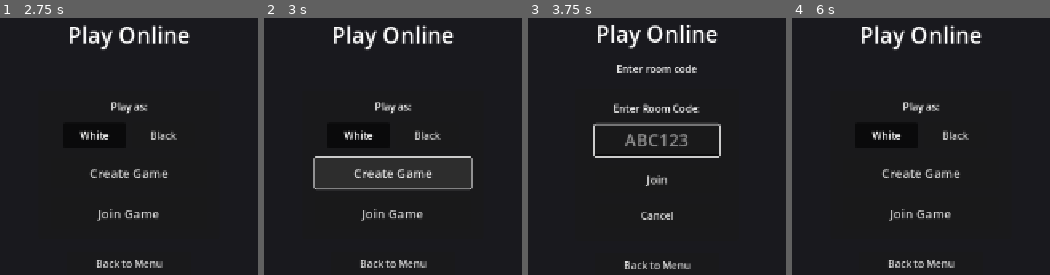
Above: before the commit, frames 1-4 (left to right).
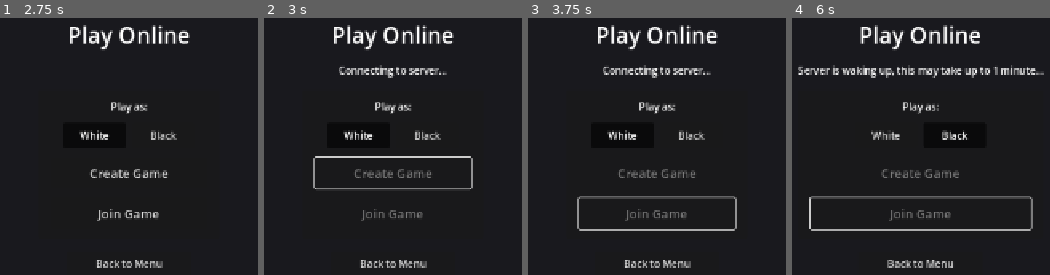
Above: after the commit, the same moments.

Repository: tomgun/saktris-game
Game: Godot game, scene res://src/ui/multiplayer/multiplayer_menu.tscn
The game is run twice, just before and just after one commit, with the same random seed, the same clock (stepped at 60 frames per second) and the same inputs. This scene is started directly instead of the project's main scene.
Inputs (mouse positions are in pixels of both pictures, inside the frame that each line leads up to):
- Up to frame 1 (2.75 s): click (129, 156) at 0.52 s; type "Alex" at 0.6 s; click "Back to Menu" at 1.25 s; click "Continue" at 2 s
- Up to frame 2 (3 s): click "Create Game" at 2.75 s
- Up to frame 3 (3.75 s): click (657, 213) at 3.5 s, where only the run before the commit has a clickable "Join Game"
- Up to frame 4 (6 s): click (887, 136) at 4.25 s, where only the run after the commit has a clickable "White"; click (954, 136) at 5 s, where only the run after the commit has a clickable "Black"; click (921, 215) at 5.75 s, where only the run before the commit has a clickable "Cancel"

Frame 1 is identical in both runs. In frame 2, 1.9% of the frame differs, in the area x 29-71%, y 18-79%; in frame 3, 8.1%, in the area x 18-82%, y 2-98%; in frame 4, 7.0%.

Commit message:
Add robustness improvements: AI safety guards, tween cleanup, network retry
- AI: search abort with node/time limits, watchdog timer, fallback moves
- Board/GameState: iteration guards on while loops to prevent hangs
- UI: tracked tween lifecycle with cleanup on exit_tree
- Network: auto-retry signaling connection on cold start (12x at 5s)
- Multiplayer menu: updated slow-connect message for server wake-up
- STACK.md: reorganized settings with profile annotations

Diff:
--- a/src/game/ai.gd
+++ b/src/game/ai.gd
@@ -25,6 +25,13 @@
 const YIELD_EVERY_N_NODES := 50  # Yield to UI every N nodes evaluated
 var _nodes_evaluated: int = 0
 var _total_nodes_estimate: int = 0
+
+## Search abort guards
+const MAX_NODES := 10000  # Hard ceiling on minimax nodes
+const TIMEOUT_WEB_MS := 3000  # Max search time on web
+const TIMEOUT_NATIVE_MS := 5000  # Max search time on native
+var _search_start_time: int = 0
+var _search_aborted: bool = false
 
 var difficulty: Difficulty = Difficulty.MEDIUM
 var max_depth: int = 3
@@ -86,6 +93,8 @@
 
 	# Reset node counter for progress tracking
 	_nodes_evaluated = 0
+	_search_start_time = Time.get_ticks_msec()
+	_search_aborted = false
 	# Rough estimate: each top-level move explores ~30^depth nodes (with pruning ~10^depth)
 	_total_nodes_estimate = total * int(pow(10, max_depth - 1))
 
@@ -101,6 +110,14 @@
 			best_move = move
 
 		alpha = max(alpha, score)
+
+		if _search_aborted:
+			break
+
+	# Fallback if aborted before finding any move
+	if _search_aborted and best_move["from"] == Vector2i(-1, -1) and all_moves.size() > 0:
+		push_warning("[AI] Search aborted, using random fallback move")
+		best_move = all_moves[0]  # Already shuffled = effectively random
 
 	progress_updated.emit(1.0)
 	return best_move
@@ -116,6 +133,15 @@
 		var progress := clampf(float(_nodes_evaluated) / _total_nodes_estimate, 0.0, 0.99)
 		progress_updated.emit(progress)
 		await Engine.get_main_loop().process_frame
+
+	# Abort check — hard ceiling on nodes and wall-clock time
+	if _search_aborted:
+		return 0.0
+	var timeout_ms := TIMEOUT_WEB_MS if OS.has_feature("web") else TIMEOUT_NATIVE_MS
+	if _nodes_evaluated >= MAX_NODES or (Time.get_ticks_msec() - _search_start_time) > timeout_ms:
+		_search_aborted = true
+		push_warning("[AI] Search aborted: nodes=%d, elapsed=%dms" % [_nodes_evaluated, Time.get_ticks_msec() - _search_start_time])
+		return 0.0
 
 	# Make the move on the board (will be undone before returning)
 	var move_data := board.make_move(from, to)
@@ -245,6 +271,11 @@
 	# Shuffle for variety when moves have equal scores
 	all_moves.shuffle()
 
+	# Initialize search guards
+	_nodes_evaluated = 0
+	_search_start_time = Time.get_ticks_msec()
+	_search_aborted = false
+
 	for move in all_moves:
 		var score := _minimax(game_state.board, move["from"], move["to"],
 							  max_depth - 1, alpha, beta, false)
@@ -254,6 +285,14 @@
 			best_move = move
 
 		alpha = max(alpha, score)
+
+		if _search_aborted:
+			break
+
+	# Fallback if aborted before finding any move
+	if _search_aborted and best_move["from"] == Vector2i(-1, -1) and all_moves.size() > 0:
+		push_warning("[AI] Sync search aborted, using random fallback move")
+		best_move = all_moves[0]
 
 	return best_move
 
@@ -262,6 +301,15 @@
 			  depth: int, alpha: float, beta: float, is_maximizing: bool) -> float:
 	## Minimax with alpha-beta pruning
 	## Uses make_move/undo_move pattern for efficiency (no board copying)
+
+	# Abort check — hard ceiling on nodes and wall-clock time
+	_nodes_evaluated += 1
+	if _search_aborted:
+		return 0.0
+	if _nodes_evaluated >= MAX_NODES or (Time.get_ticks_msec() - _search_start_time) > TIMEOUT_NATIVE_MS:
+		_search_aborted = true
+		push_warning("[AI] Sync search aborted: nodes=%d, elapsed=%dms" % [_nodes_evaluated, Time.get_ticks_msec() - _search_start_time])
+		return 0.0
 
 	# Make the move on the board (will be undone before returning)
 	var move_data := board.make_move(from, to)
--- a/src/game/board.gd
+++ b/src/game/board.gd
@@ -204,7 +204,12 @@
 func _get_sliding_moves(pos: Vector2i, direction: Vector2i, side: int) -> Array[Vector2i]:
 	var moves: Array[Vector2i] = []
 	var current := pos + direction
+	var guard := 0
 	while is_valid_position(current):
+		guard += 1
+		if guard > BOARD_SIZE:
+			push_warning("_get_sliding_moves: iteration guard hit")
+			break
 		if is_empty(current):
 			moves.append(current)
 		elif is_enemy(current, side):
@@ -503,7 +508,12 @@
 
 	# Search in positive direction
 	var check := center + dir
+	var guard := 0
 	while is_valid_position(check):
+		guard += 1
+		if guard > BOARD_SIZE:
+			push_warning("_find_consecutive_same_type: positive direction guard hit")
+			break
 		var p := get_piece(check)
 		if p and p.type == piece_type:
 			positions.append(check)
@@ -513,7 +523,12 @@
 
 	# Search in negative direction
 	check = center - dir
+	guard = 0
 	while is_valid_position(check):
+		guard += 1
+		if guard > BOARD_SIZE:
+			push_warning("_find_consecutive_same_type: negative direction guard hit")
+			break
 		var p := get_piece(check)
 		if p and p.type == piece_type:
 			positions.insert(0, check)
--- a/src/game/game_state.gd
+++ b/src/game/game_state.gd
@@ -330,7 +330,12 @@
 	# Find all pieces in this column, from far end to back row
 	var pieces_to_move: Array = []
 	var current_row := far_row
+	var guard := 0
 	while current_row != back_row + direction:
+		guard += 1
+		if guard > Board.BOARD_SIZE + 1:
+			push_warning("_bump_column_forward: iteration guard hit")
+			break
 		var pos := Vector2i(col, current_row)
 		var p := board.get_piece(pos)
 		if p != null:
@@ -747,9 +752,14 @@
 		_ai_thread = Thread.new()
 		_ai_thread.start(_calculate_ai_move_threaded.bind(board_data, arrival_data, ai_side_copy, ai_difficulty_copy, ai_max_depth_copy))
 
-		# Poll for completion without blocking
+		# Poll for completion without blocking (with watchdog)
+		var watchdog_frames := 0
 		while _ai_thread.is_alive():
 			await Engine.get_main_loop().process_frame
+			watchdog_frames += 1
+			if watchdog_frames > 600:  # ~10s at 60fps
+				push_warning("[AI] Watchdog: thread still alive after 10s, breaking poll loop")
+				break
 
 		# Get result and clean up thread
 		_ai_thread.wait_to_finish()
@@ -758,6 +768,11 @@
 
 	_ai_calculating = false
 	ai_thinking_finished.emit()
+
+	# Fallback if AI returned empty or invalid result
+	if move.is_empty() or (move.has("from") and move["from"] == Vector2i(-1, -1) and not move.has("column")):
+		push_warning("[AI] Empty or invalid result, using fallback move")
+		move = _get_fallback_move()
 
 	# Execute the move
 	if move.has("column") and move["column"] >= 0:
@@ -874,6 +889,29 @@
 		alpha = max(alpha, score)
 
 	return best_move
+
+
+func _get_fallback_move() -> Dictionary:
+	## Returns a simple legal move for the AI side when the main search fails
+	# Check placement first
+	var arriving := arrival_manager.get_current_piece(ai_side)
+	if arriving != null:
+		var back_row := 0 if ai_side == Piece.Side.WHITE else 7
+		for col in range(Board.BOARD_SIZE):
+			if board.can_place_piece_at(Vector2i(col, back_row), arriving):
+				return {"column": col}
+
+	# Return first legal move
+	for row in range(Board.BOARD_SIZE):
+		for col in range(Board.BOARD_SIZE):
+			var pos := Vector2i(col, row)
+			var piece := board.get_piece(pos)
+			if piece and piece.side == ai_side:
+				var moves := board.get_legal_moves(pos)
+				if moves.size() > 0:
+					return {"from": pos, "to": moves[0]}
+
+	return {"from": Vector2i(-1, -1), "to": Vector2i(-1, -1)}
 
 
 func _on_ai_progress(percent: float) -> void:
@@ -1092,7 +1130,12 @@
 		edge_pos = triplet[0]   # Leftmost or topmost
 
 	var check := edge_pos + dir
+	var guard := 0
 	while board.is_valid_position(check):
+		guard += 1
+		if guard > Board.BOARD_SIZE:
+			push_warning("_find_first_piece_in_direction: iteration guard hit")
+			break
 		if board.get_piece(check) != null:
 			return check
 		check += dir
--- a/src/network/network_manager.gd
+++ b/src/network/network_manager.gd
@@ -33,6 +33,10 @@
 
 const PING_INTERVAL := 5.0
 const ACK_TIMEOUT := 10.0
+const MAX_CONNECT_RETRIES := 12   # ~1 min of retries at 5s intervals
+const RETRY_DELAY_SEC := 5.0
+
+var _connect_retries: int = 0
 
 # Signals for UI/game integration
 signal state_changed(new_state: ConnectionState)
@@ -132,6 +136,7 @@
 		push_warning("NetworkManager: Already connecting or connected")
 		return
 
+	_connect_retries = 0
 	_set_state(ConnectionState.CONNECTING_TO_SERVER)
 	_signaling.connect_to_server(SIGNALING_SERVER_URL)
 
@@ -172,6 +177,7 @@
 
 func disconnect_from_game() -> void:
 	## Disconnect completely
+	_connect_retries = 0
 	_signaling.disconnect_from_server()
 	_webrtc.close()
 	_room_code = ""
@@ -281,10 +287,14 @@
 # ─────────────────────────────────────────────────────────────────────────────
 
 func _on_signaling_connected() -> void:
+	_connect_retries = 0
 	_set_state(ConnectionState.IN_LOBBY)
 
 
 func _on_signaling_disconnected() -> void:
+	if _state == ConnectionState.CONNECTING_TO_SERVER and _connect_retries < MAX_CONNECT_RETRIES:
+		_schedule_retry()
+		return
 	if _state != ConnectionState.CONNECTED:
 		# If not P2P connected, we lost connection
 		_set_state(ConnectionState.DISCONNECTED)
@@ -292,7 +302,22 @@
 
 func _on_signaling_error(message: String) -> void:
 	push_error("NetworkManager: Signaling error - %s" % message)
+	if _state == ConnectionState.CONNECTING_TO_SERVER and _connect_retries < MAX_CONNECT_RETRIES:
+		_schedule_retry()
+		return
 	_set_state(ConnectionState.ERROR)
+
+
+func _schedule_retry() -> void:
+	_connect_retries += 1
+	print("NetworkManager: Retry %d/%d in %ds..." % [_connect_retries, MAX_CONNECT_RETRIES, RETRY_DELAY_SEC])
+	get_tree().create_timer(RETRY_DELAY_SEC).timeout.connect(_retry_connect)
+
+
+func _retry_connect() -> void:
+	if _state != ConnectionState.CONNECTING_TO_SERVER:
+		return  # User cancelled or state changed
+	_signaling.connect_to_server(SIGNALING_SERVER_URL)
 
 
 func _on_room_created(code: String) -> void:
--- a/src/network/signaling_client.gd
+++ b/src/network/signaling_client.gd
@@ -38,6 +38,7 @@
 	_server_url = url
 	_state = State.CONNECTING
 
+	_socket = WebSocketPeer.new()  # Fresh socket for each attempt
 	var err := _socket.connect_to_url(url)
 	if err != OK:
 		_state = State.ERROR
--- a/src/ui/board/board_view.gd
+++ b/src/ui/board/board_view.gd
@@ -26,6 +26,7 @@
 var recent_collisions: Dictionary = {}  # Track recent collisions to avoid spark spam
 var dragging_sprite: PieceSprite = null  # Currently dragged piece
 var drag_was_new_selection: bool = false  # Track if drag_started created a new selection
+var _active_tweens: Array[Tween] = []  # Track tweens for cleanup on exit
 
 # Mobile layout state
 const MOBILE_BREAKPOINT := 800
@@ -116,6 +117,22 @@
 @onready var mobile_about_button: Button = %MobileAboutButton
 
 signal new_game_requested
+
+
+func _create_tracked_tween() -> Tween:
+	## Create a tween and track it so we can kill all on exit
+	# Prune finished tweens
+	_active_tweens = _active_tweens.filter(func(t: Tween) -> bool: return t.is_valid() and t.is_running())
+	var tween := create_tween()
+	_active_tweens.append(tween)
+	return tween
+
+
+func _exit_tree() -> void:
+	for tween in _active_tweens:
+		if tween.is_valid():
+			tween.kill()
+	_active_tweens.clear()
 
 
 func set_online_mode(enabled: bool, side: int) -> void:
@@ -844,12 +861,12 @@
 		side_trail.add_point(to_pos + center_offset + side_offset)
 
 		# Fade and remove side trail
-		var side_tween := create_tween()
+		var side_tween := _create_tracked_tween()
 		side_tween.tween_property(side_trail, "modulate:a", 0.0, 0.3).set_delay(0.1)
 		side_tween.tween_callback(side_trail.queue_free)
 
 	# Fade and remove main trail
-	var tween := create_tween()
+	var tween := _create_tracked_tween()
 	tween.tween_property(trail, "modulate:a", 0.0, 0.35).set_delay(0.05)
 	tween.tween_callback(trail.queue_free)
 
@@ -993,7 +1010,7 @@
 		ghost_piece.visible = false
 
 		# Animate drop
-		var tween := create_tween()
+		var tween := _create_tracked_tween()
 		tween.set_parallel(true)
 		tween.set_ease(Tween.EASE_OUT)
 		tween.set_trans(Tween.TRANS_BOUNCE)
@@ -1030,7 +1047,7 @@
 			var target := sprite.position + exit_offset
 
 			# Create tween for smooth exit
-			var tween := create_tween()
+			var tween := _create_tracked_tween()
 			tween.tween_property(sprite, "position", target, 0.5).set_delay(start_delay).set_ease(Tween.EASE_IN).set_trans(Tween.TRANS_QUAD)
 			tween.parallel().tween_property(sprite, "modulate:a", 0.0, 0.3).set_delay(start_delay + 0.3)
 			tween.tween_callback(sprite.queue_free)
@@ -1244,7 +1261,7 @@
 	## Uses a non-looping tween (3 cycles) instead of set_loops() which causes
 	## orphaned infinite tweens on the web build when indicators are freed.
 	node.default_color = glow_color
-	var tween := create_tween().set_loops(6)
+	var tween := _create_tracked_tween().set_loops(6)
 	tween.tween_property(node, "modulate:a", 0.5, 0.5).set_ease(Tween.EASE_IN_OUT)
 	tween.tween_property(node, "modulate:a", 1.0, 0.5).set_ease(Tween.EASE_IN_OUT)
 
@@ -2445,7 +2462,7 @@
 	highlights_layer.add_child(flash)
 
 	# Fade out
-	var tween := create_tween()
+	var tween := _create_tracked_tween()
 	tween.tween_property(flash, "modulate:a", 0.0, 0.3)
 	tween.tween_callback(flash.queue_free)
 
--- a/src/ui/board/piece_sprite.gd
+++ b/src/ui/board/piece_sprite.gd
@@ -43,6 +43,7 @@
 
 var piece: Piece
 var board_position: Vector2i
+var _active_tweens: Array[Tween] = []
 
 ## Dragging state
 var is_dragging: bool = false
@@ -99,6 +100,22 @@
 		material = neon_mat
 	else:
 		material = null
+
+
+func _create_tracked_tween() -> Tween:
+	## Create a tween and track it so we can kill all on exit
+	# Prune finished tweens
+	_active_tweens = _active_tweens.filter(func(t: Tween) -> bool: return t.is_valid() and t.is_running())
+	var tween := create_tween()
+	_active_tweens.append(tween)
+	return tween
+
+
+func _exit_tree() -> void:
+	for tween in _active_tweens:
+		if tween.is_valid():
+			tween.kill()
+	_active_tweens.clear()
 
 
 func _gui_input(event: InputEvent) -> void:
@@ -185,7 +202,7 @@
 
 func snap_back() -> void:
 	## Animate back to start position (called after invalid drop)
-	var tween := create_tween()
+	var tween := _create_tracked_tween()
 	tween.set_ease(Tween.EASE_OUT)
 	tween.set_trans(Tween.TRANS_BACK)
 	tween.tween_property(self, "position", drag_start_pos, 0.2)
@@ -194,7 +211,7 @@
 func animate_to(new_pos: Vector2i, target_pixel_pos: Vector2, duration: float = 0.15) -> void:
 	board_position = new_pos
 	is_moving = true
-	var tween := create_tween()
+	var tween := _create_tracked_tween()
 	tween.set_ease(Tween.EASE_OUT)
 	tween.set_trans(Tween.TRANS_QUAD)
 	tween.tween_property(self, "position", target_pixel_pos, duration)
@@ -252,7 +269,7 @@
 	var return_duration := 1.5 * sqrt(my_weight / 3.0)  # Normalized around bishop/knight
 
 	# Start returning after a tiny delay
-	var tween := create_tween()
+	var tween := _create_tracked_tween()
 	tween.tween_property(self, "position", home_position, return_duration).set_ease(Tween.EASE_OUT).set_trans(Tween.TRANS_ELASTIC).set_delay(0.05)
 	tween.tween_callback(func(): is_returning = false)
 
--- a/src/ui/multiplayer/multiplayer_menu.gd
+++ b/src/ui/multiplayer/multiplayer_menu.gd
@@ -185,14 +185,14 @@
 
 
 func _start_slow_connect_timer() -> void:
-	_connect_timer = get_tree().create_timer(2.0)
+	_connect_timer = get_tree().create_timer(3.0)
 	_connect_timer.timeout.connect(_on_slow_connect)
 
 
 func _on_slow_connect() -> void:
 	_connect_timer = null
 	if NetworkManager.get_state() == NetworkManager.ConnectionState.CONNECTING_TO_SERVER:
-		status_label.text = "Starting server (may take up to 30s)..."
+		status_label.text = "Server is waking up, this may take up to 1 minute..."
 
 
 func _on_network_state_changed(new_state: NetworkManager.ConnectionState) -> void:
Not shown, changed: STACK.md
